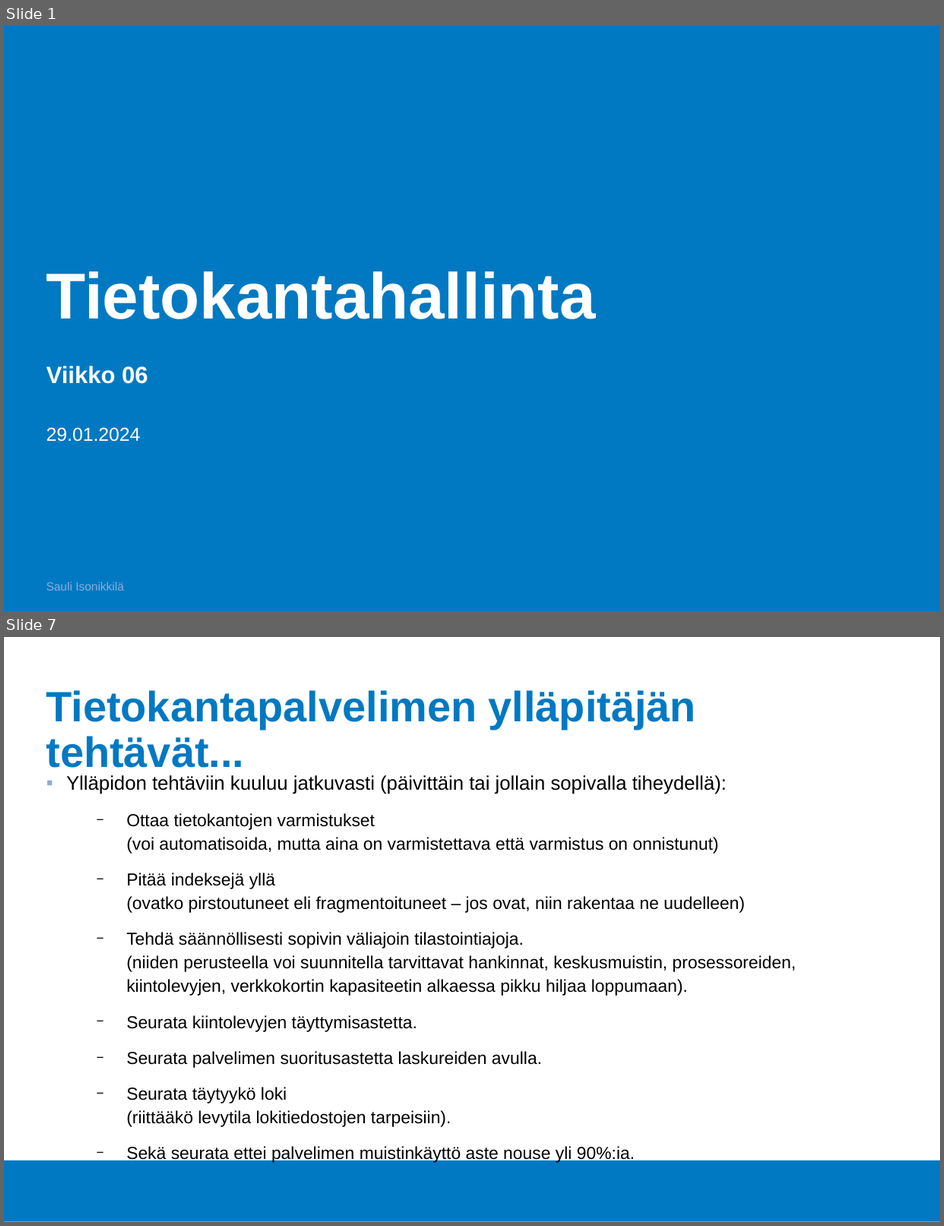
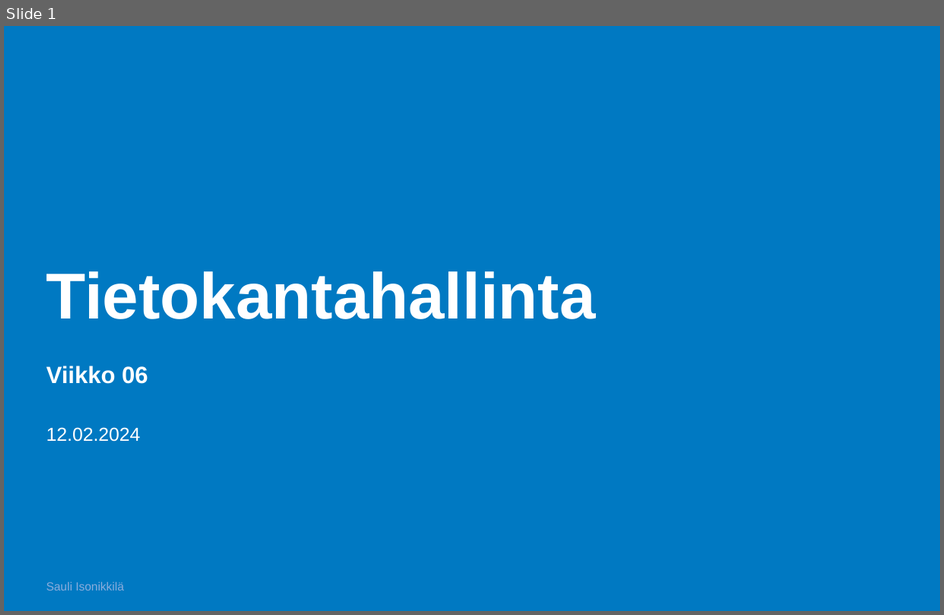
Before and after one commit to Tietokantahallinta/Tietokantahallinta.github.io, a slide deck: luennot/viikko06/Luentokalvot_06.odp. Shown one above the other, each under a label of ours: slides 1 and 7 before the commit, slide 1 after it; the slides between them are not shown. The pictures are 944x1226 and 944x615 pixels, drawn with LibreOffice and Linux fonts; fonts in the diff are those of the drawing; background and template pictures are left out. Boxes give left, top, right and bottom in pixels: in the first picture for what was removed or moved away, otherwise in the second. Text is boxed around its words. In the diff, an @@ line names an element or a change of style, - is before the commit and + after.

```diff
--- a/luennot/viikko06/Luentokalvot_06.odp
+++ b/luennot/viikko06/Luentokalvot_06.odp
@@ slide 7 removed at [4,637,940,1222], background #FFFFFF; not listed: 1 template element that a slide beside it also shows @@
@@ title removed at [47,690,696,768] @@
-Tietokantapalvelimen ylläpitäjän tehtävät...
@@ text removed at [66,775,797,1163] @@
-▪ Ylläpidon tehtäviin kuuluu jatkuvasti (päivittäin tai jollain sopivalla tiheydellä):
-  − Ottaa tietokantojen varmistukset
-    (voi automatisoida, mutta aina on varmistettava että varmistus on onnistunut)
-  − Pitää indeksejä yllä
-    (ovatko pirstoutuneet eli fragmentoituneet – jos ovat, niin rakentaa ne uudelleen)
-  − Tehdä säännöllisesti sopivin väliajoin tilastointiajoja.
-    (niiden perusteella voi suunnitella tarvittavat hankinnat, keskusmuistin, prosessoreiden, kiintolevyjen, verkkokortin kapasiteetin alkaessa pikku hiljaa loppumaan).
-  − Seurata kiintolevyjen täyttymisastetta.
-  − Seurata palvelimen suoritusastetta laskureiden avulla.
-  − Seurata täytyykö loki
-    (riittääkö levytila lokitiedostojen tarpeisiin).
-  − Sekä seurata ettei palvelimen muistinkäyttö aste nouse yli 90%:ia.
@@ slide 1 changed as well @@
@@ text at [47,427,141,442]: text changed @@
-29.01.2024
+12.02.2024
```
Also in this commit, not shown: 1 other slide changed, 1 slide added, 8 other slides removed, 14 other files.
